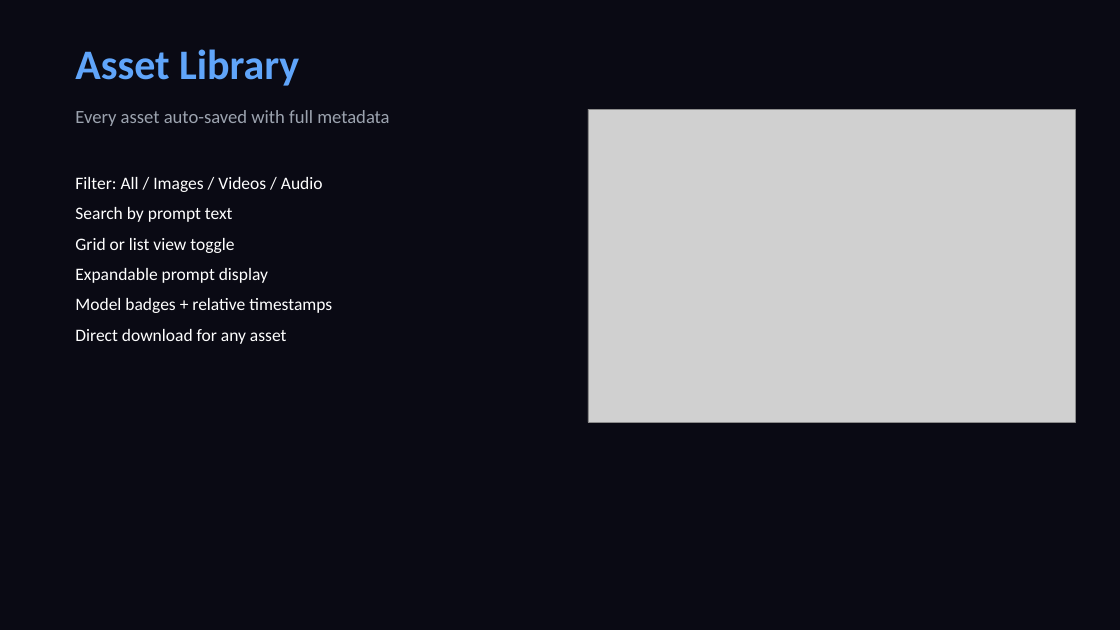
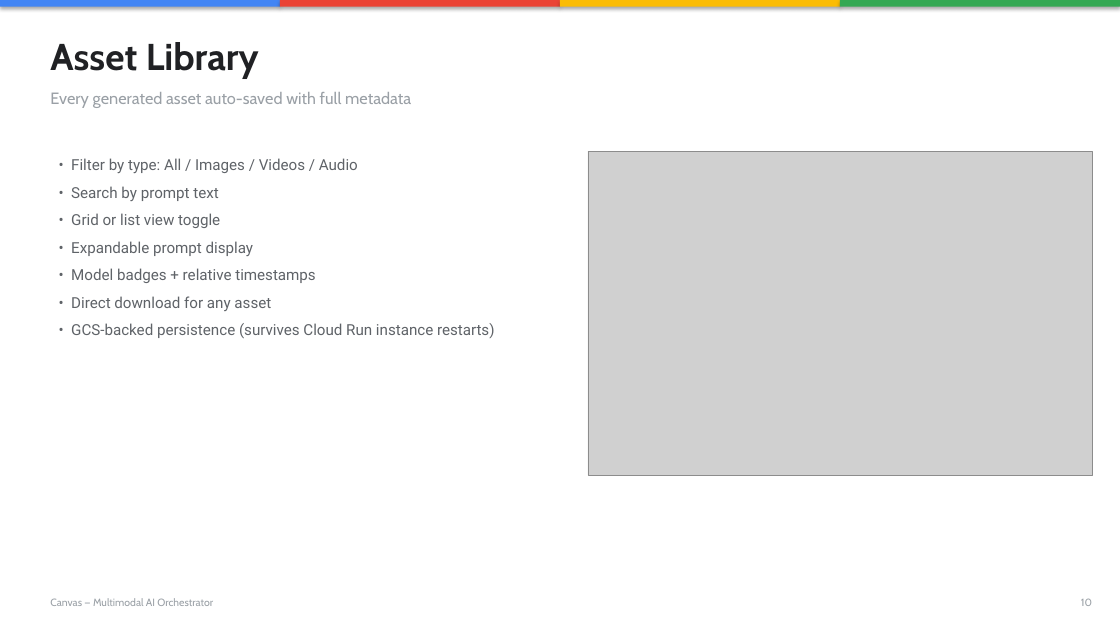
Before and after one commit to gauravz7/canvas, a slide deck: slide 10 of docs/Canvas_Product_Deck.pptx (slide 9 before the commit). Drawn at 1120x630 pixels with LibreOffice and Linux fonts; fonts in the diff are those of the drawing; grey boxes stand for pictures. Boxes give left, top, right and bottom in pixels: in the first picture for what was removed or moved away, otherwise in the second. Text is boxed around its words. In the diff, an @@ line names an element or a change of style, - is before the commit and + after.

```diff
--- a/docs/Canvas_Product_Deck.pptx
+++ b/docs/Canvas_Product_Deck.pptx
@@ background #0A0A14 to #FFFFFF @@
@@ rectangle added at [0, 0, 280, 7], fill #4285F4 @@
@@ rectangle added at [280, 0, 560, 7], fill #EA4335 @@
@@ rectangle added at [560, 0, 840, 7], fill #FBBC04 @@
@@ rectangle added at [840, 0, 1120, 7], fill #34A853 @@
@@ text "Asset Library": place and size @@
-text "Asset Library" at [75, 49, 299, 86]
+text "Asset Library" at [50, 42, 259, 79]
@@ text "Asset Library" at [50, 42, 259, 79]: size 36 to 32 pt, font Calibri to Cabin, text colour #60A5FA to #202124 @@
@@ text at [50, 92, 411, 108]: text changed; size 16 to 14 pt; font Calibri to Cabin; text colour #9CA3AF to #9AA0A6 @@
-Every asset auto-saved with full metadata
+Every generated asset auto-saved with full metadata
@@ text at [71, 158, 495, 338]: text changed; size 15 to 13 pt; font Calibri to Roboto; text colour #FFFFFF to #5F6368 @@
-Filter: All / Images / Videos / Audio
-Search by prompt text
-Grid or list view toggle
-Expandable prompt display
-Model badges + relative timestamps
-Direct download for any asset
+• Filter by type: All / Images / Videos / Audio
+• Search by prompt text
+• Grid or list view toggle
+• Expandable prompt display
+• Model badges + relative timestamps
+• Direct download for any asset
+• GCS-backed persistence (survives Cloud Run instance restarts)
@@ picture: place and size @@
-picture at [588, 109, 1075, 423]
+picture at [588, 151, 1092, 476]
@@ text added at [50, 598, 213, 606], 9 pt, text #9AA0A6 @@
+Canvas — Multimodal AI Orchestrator
@@ text added at [1081, 598, 1092, 606], 9 pt, text #9AA0A6 @@
+10
```
Also in this commit, not shown: 11 other slides changed, 6 slides added, 2 slides removed.
